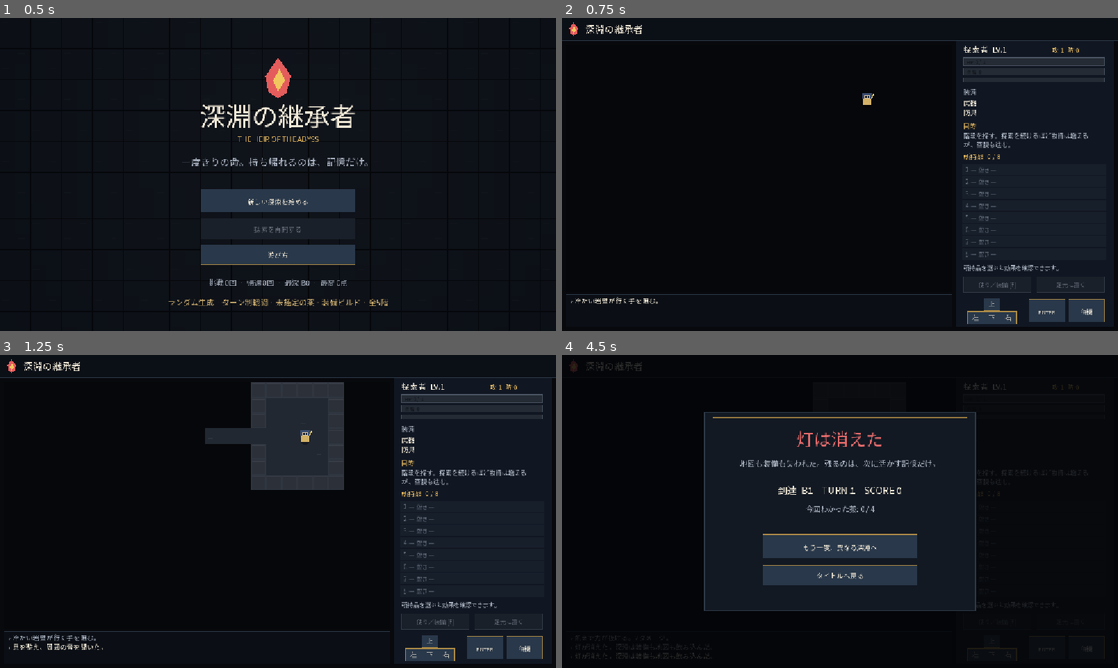
Above: before the commit, frames 1-4 (two rows, left to right).
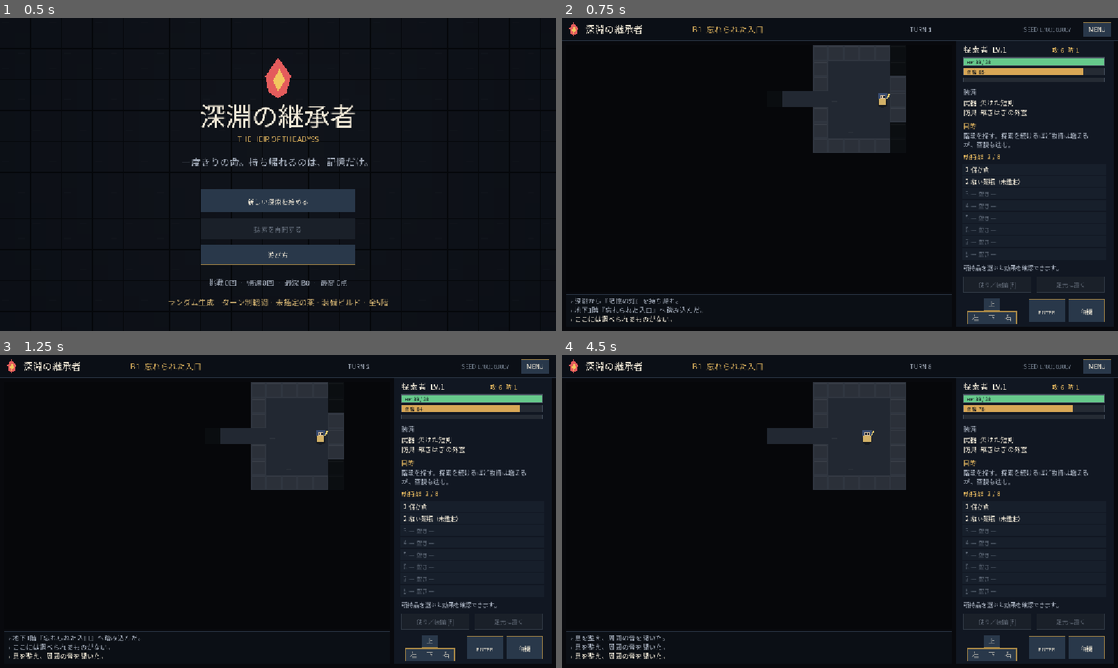
Above: after the commit, the same moments.

Repository: gkujin/godot-dq-rpg-mvp
Game: Godot game, scene res://src/main/main.tscn
Two runs of this game, one before a commit and one after it. Both use one fixed random seed, a clock stepped at 60 frames per second and the inputs below.
Inputs (mouse positions are in pixels of both pictures, inside the frame that each line leads up to):
- Up to frame 1 (0.5 s): no input
- Up to frame 2 (0.75 s): tap Enter at 0.5, 0.6 s; move the mouse to (962, 158) at 0.52 s; hold Right from 0.53 s (still down); click (962, 158) at 0.67 s
- Up to frame 3 (1.25 s): keep holding Right; tap Space at 0.77 s
- Up to frame 4 (4.5 s): release Right at 1.25 s; tap Space at 1.25, 2.75, 3.77, 4.25 s; drag from (728, 527) to (812, 574) at 1.27 s; tap Enter at 2, 3.5 s; move the mouse to (895, 442) at 2.02 s; hold Right 2.03-2.75 s; tap C at 2.1 s; drag from (812, 574) to (673, 464) at 2.77 s; move the mouse to (1006, 558) at 3.52 s; hold Left 3.53-4.25 s; tap R at 3.6 s; drag from (673, 464) to (756, 433) at 4.27 s

Frame 1 is identical in both runs. In frame 2, 7.8% of the frame differs, in the area x 1-99%, y 1-98%; in frame 3, 3.2%; in frame 4, 41%, in the area x 0-100%, y 1-98%.
Error before the commit: Parse Error: Cannot infer the type of "hp" variable because the value doesn't have a set type. (res://src/roguelike/rogue_database.gd:85)

Commit message:
Fix enemy stat type inference

Diff:
--- a/src/roguelike/rogue_database.gd
+++ b/src/roguelike/rogue_database.gd
@@ -81,8 +81,8 @@
 
 static func make_enemy(enemy_id: String, position: Vector2i, floor_number: int, rng: RandomNumberGenerator) -> Dictionary:
 	var definition: Dictionary = ENEMIES.get(enemy_id, ENEMIES["cave_rat"])
-	var depth_bonus := max(0, floor_number - 1)
-	var hp := int(definition.get("hp", 8)) + depth_bonus * 3
+	var depth_bonus: int = maxi(0, floor_number - 1)
+	var hp: int = int(definition.get("hp", 8)) + depth_bonus * 3
 	if bool(definition.get("boss", false)):
 		hp += depth_bonus * 4
 	return {
